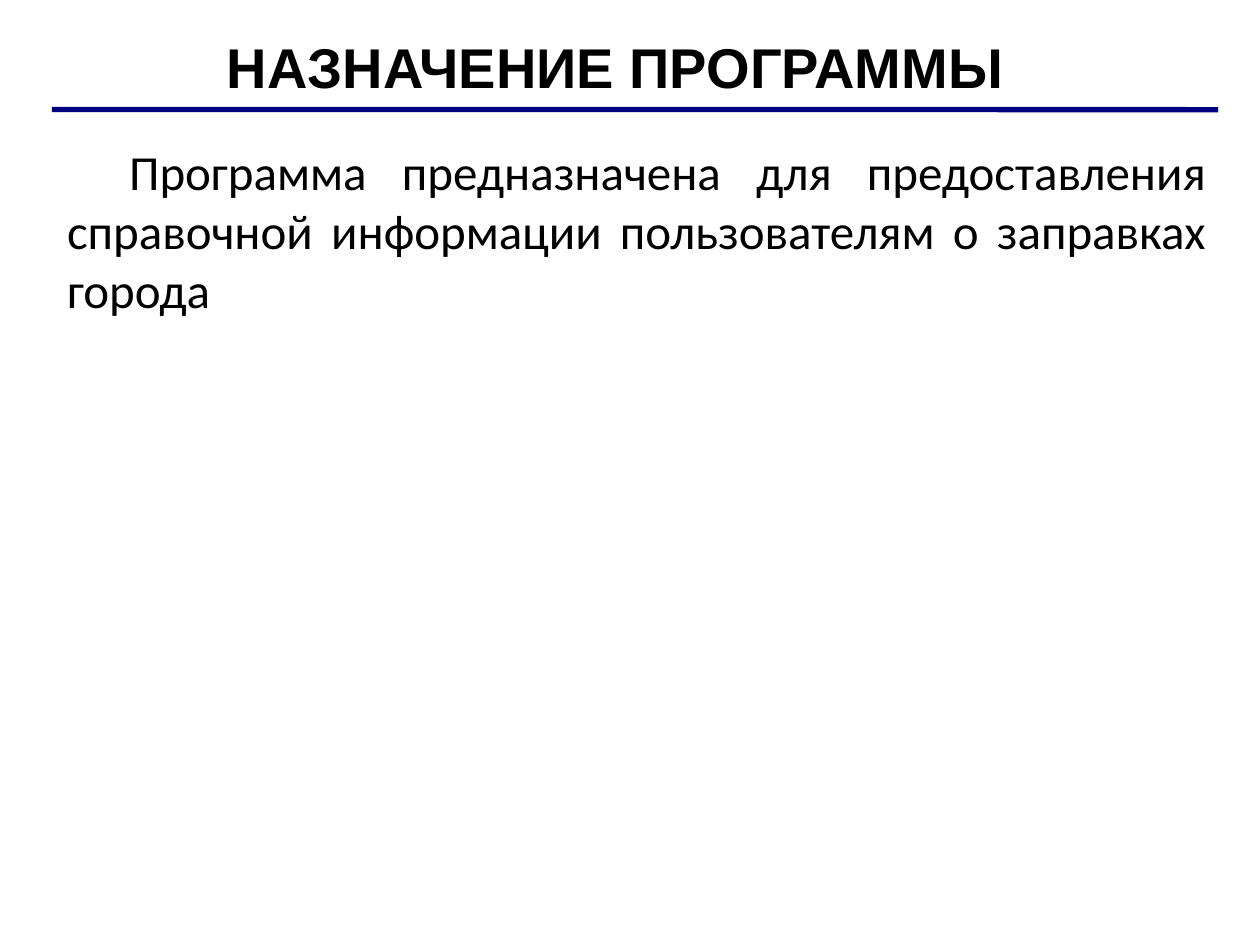
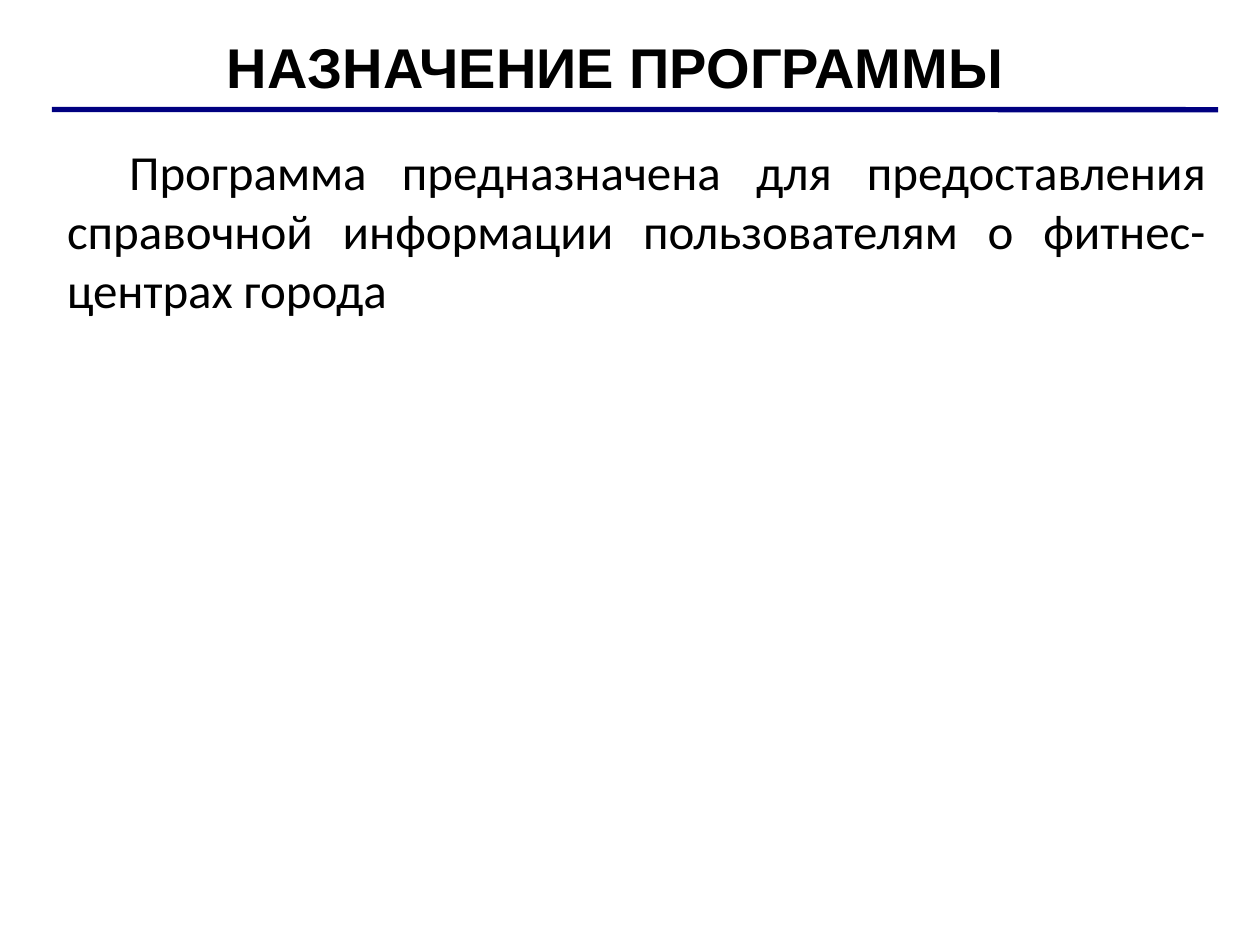
Before and after one commit to RuslanRinatovich/Diplom2024Lyalin, a slide deck: slide 2 of Документация/Лялин.pptx. Drawn at 1260x945 pixels with LibreOffice and Linux fonts; fonts in the diff are those of the drawing. Boxes give left, top, right and bottom in pixels: in the first picture for what was removed or moved away, otherwise in the second. Text is boxed around its words. In the diff, an @@ line names an element or a change of style, - is before the commit and + after.

```diff
--- a/Документация/Лялин.pptx
+++ b/Документация/Лялин.pptx
@@ text at <box>67,158,1206,316</box>: text changed @@
-Программа предназначена для предоставления справочной информации пользователям о заправках города
+Программа предназначена для предоставления справочной информации пользователям о фитнес-центрах города
```
Also in this commit, not shown: 3 other slides changed, 3 other files.
